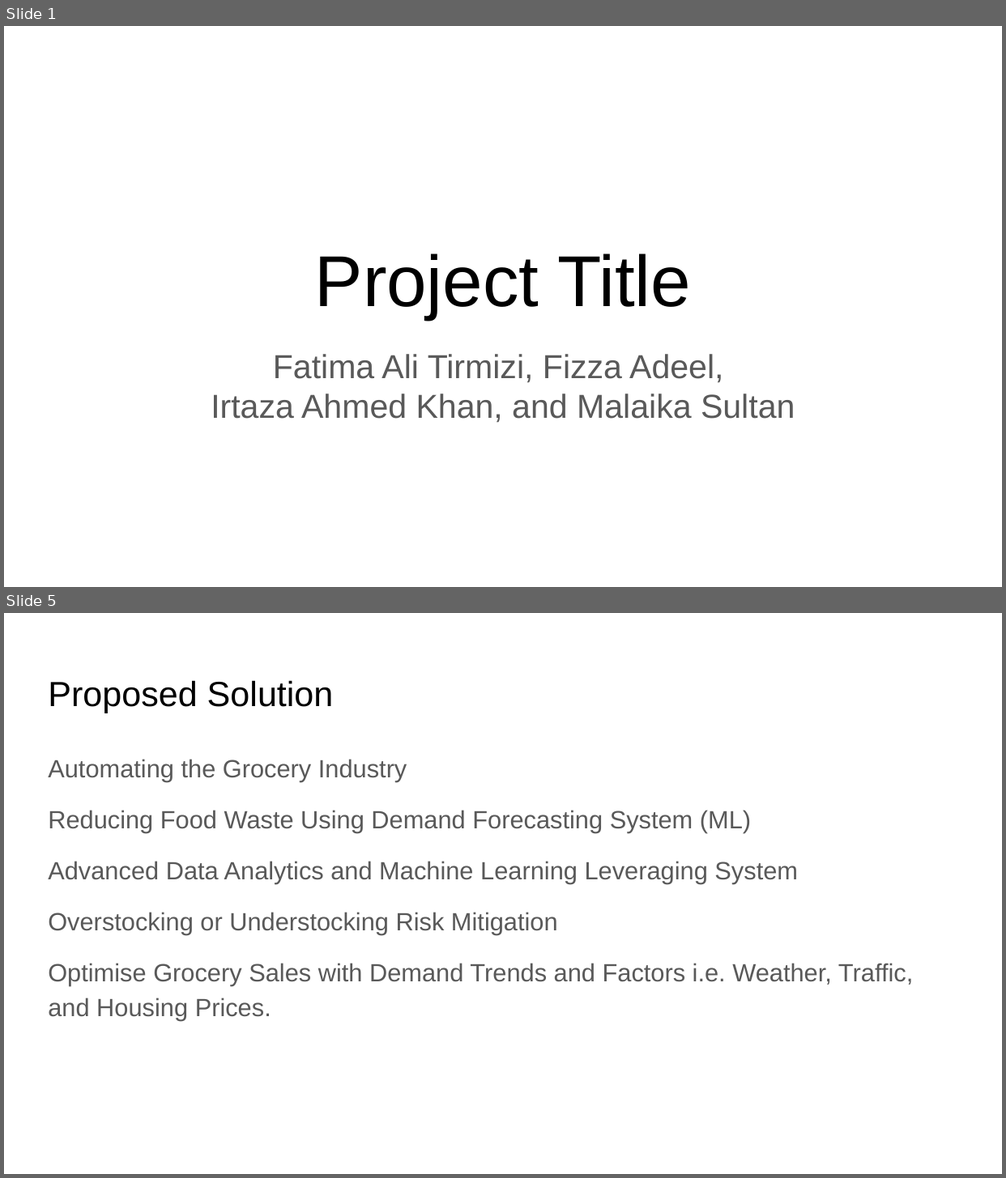
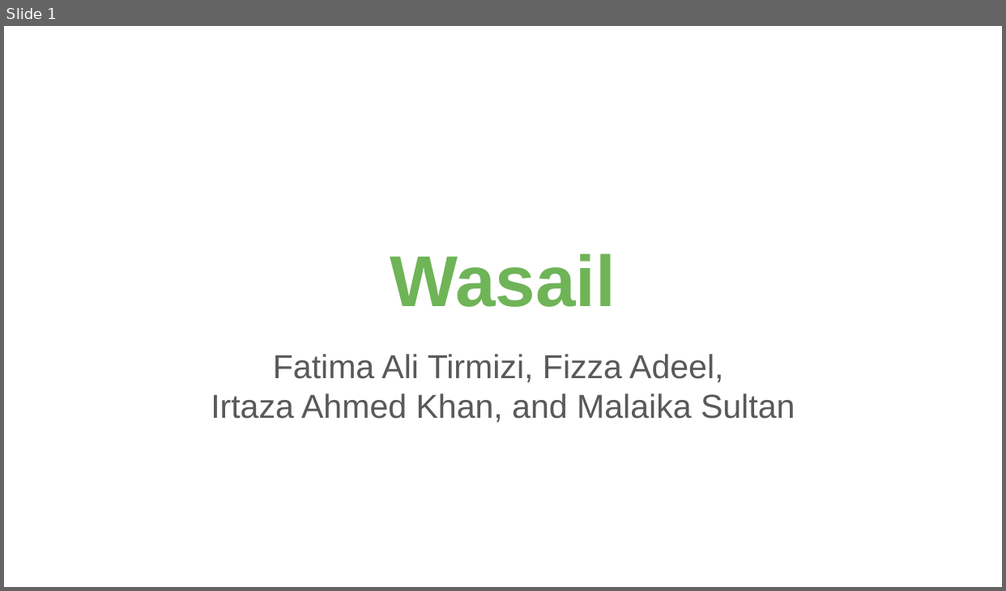
Before and after one commit to yrrebeere/prj-403, a slide deck: Project Proposal/Presentation/Presentation.pptx. Shown one above the other, each under a label of ours: slides 1 and 5 before the commit, slide 1 after it; the slides between them are not shown. The pictures are 1006x1178 and 1006x591 pixels, drawn with LibreOffice and Linux fonts; fonts in the diff are those of the drawing. Boxes give left, top, right and bottom in pixels: in the first picture for what was removed or moved away, otherwise in the second. Text is boxed around its words. In the diff, an @@ line names an element or a change of style, - is before the commit and + after.

```diff
--- a/Project Proposal/Presentation/Presentation.pptx
+++ b/Project Proposal/Presentation/Presentation.pptx
@@ slide 5 removed at [4,613,1002,1174], background #FFFFFF @@
@@ title removed at [48,680,334,713] @@
-Proposed Solution
@@ text removed at [48,759,913,1021] @@
-Automating the Grocery Industry
-Reducing Food Waste Using Demand Forecasting System (ML)
-Advanced Data Analytics and Machine Learning Leveraging System
-Overstocking or Understocking Risk Mitigation
-Optimise Grocery Sales with Demand Trends and Factors i.e. Weather, Traffic, and Housing Prices.
@@ slide 1 changed as well @@
@@ title at [390,254,616,307]: text changed; text colour #000000 to #6FB457; bold on @@
-Project Title
+Wasail
```
Also in this commit, not shown: 5 other slides changed, 9 slides added, 6 other slides removed, 1 other file.
